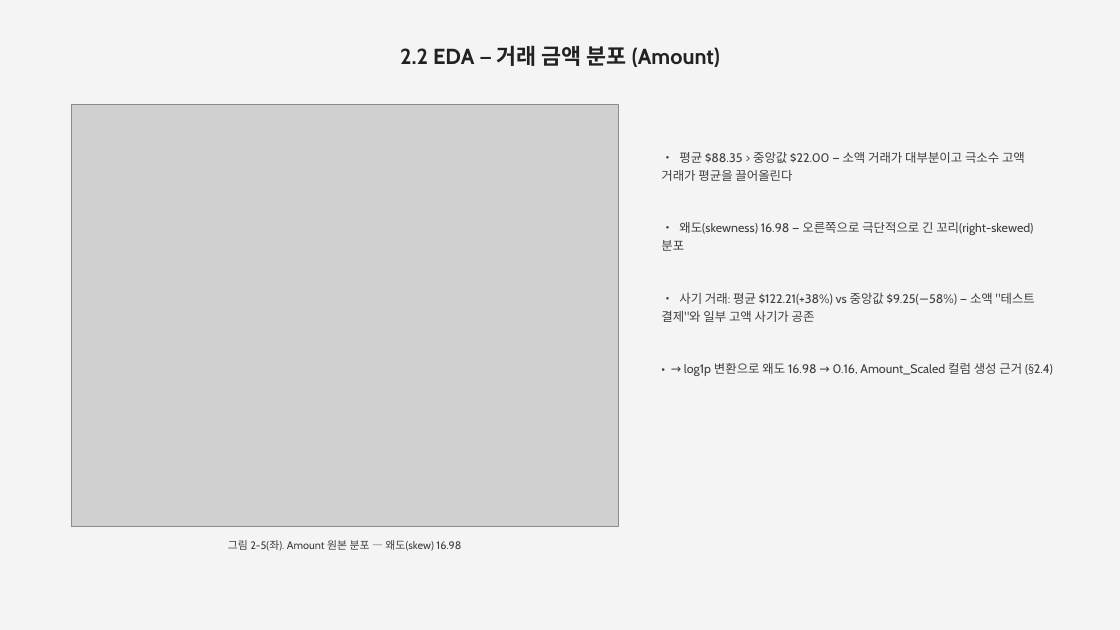
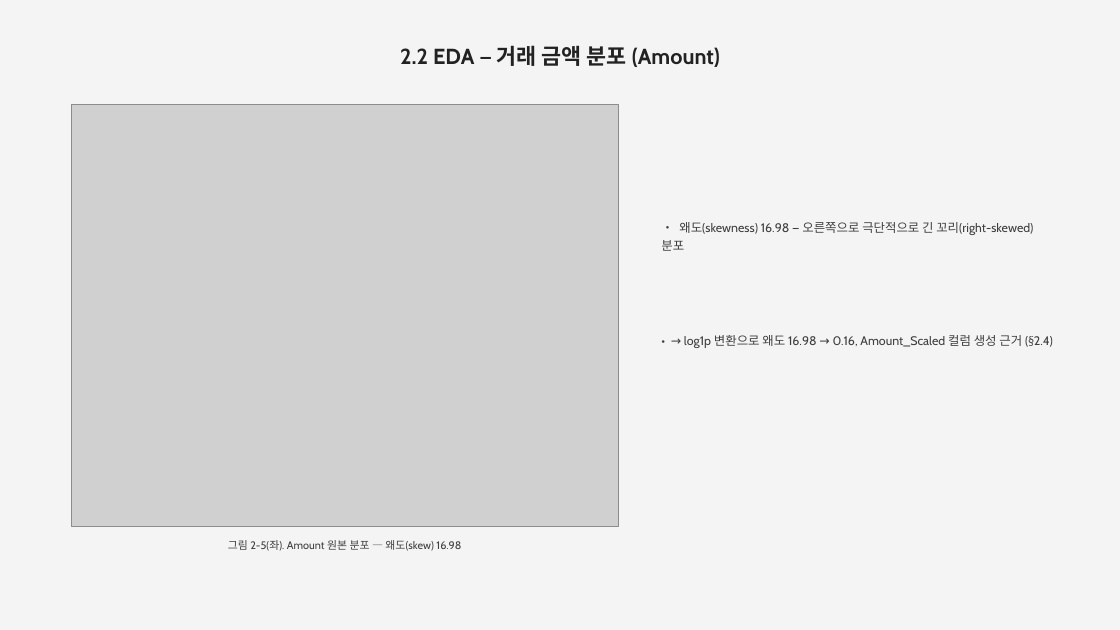
Before and after one commit to jcs19752510-ui/semi_project, a slide deck: slide 4 of report/4차/3_Credit_Card_Fraud_Detection(1).pptx. Drawn at 1120x630 pixels with LibreOffice and Linux fonts; fonts in the diff are those of the drawing; grey boxes stand for pictures. Boxes give left, top, right and bottom in pixels: in the first picture for what was removed or moved away, otherwise in the second. Text is boxed around its words. In the diff, an @@ line names an element or a change of style, - is before the commit and + after.

```diff
--- a/report/4차/3_Credit_Card_Fraud_Detection(1).pptx
+++ b/report/4차/3_Credit_Card_Fraud_Detection(1).pptx
@@ text removed at (661, 152, 1025, 181) @@
-• 평균 $88.35 > 중앙값 $22.00 — 소액 거래가 대부분이고 극소수 고액 거래가 평균을 끌어올린다
@@ text removed at (661, 292, 1035, 322) @@
-• 사기 거래: 평균 $122.21(+38%) vs 중앙값 $9.25(−58%) — 소액 "테스트 결제"와 일부 고액 사기가 공존
@@ text "• → log1p 변환으로 왜도 ...": place and size @@
-text "• → log1p 변환으로 왜도 ..." at (684, 363, 1053, 376)
+text "• → log1p 변환으로 왜도 ..." at (684, 335, 1053, 348)
```
Also in this commit, not shown: 9 other slides changed, 1 slide removed, 2 other files.
